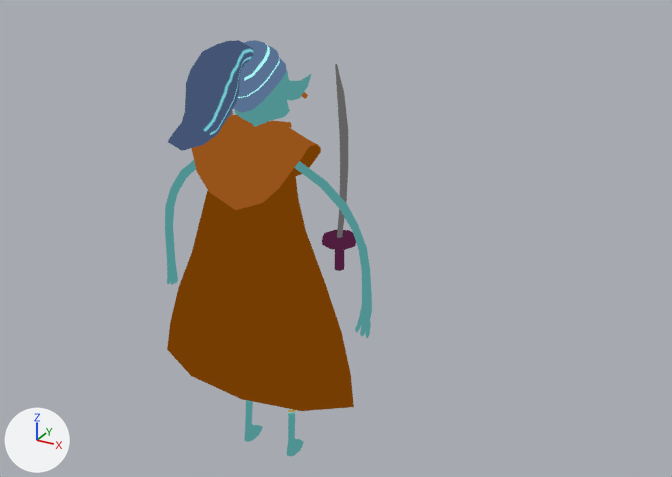
The glTF model godot/assets/models/battle/summons/ElfMarauder.glb: old version first, new version second.
The view is the same before and after, from a camera (50 mm lens) standing at (0.214, -0.323, 0.282) and looking at (0.028, 0.015, 0.113). Lighting does not change. The marker at lower left points along +X, +Y and +Z. The older version comes first. Both versions are drawn at frame 5 of the action 'ElfMarauder_Intro'; the numbers are the values there. Vertices at exactly the same position are counted once.

Names of what the first picture shows: 'ElfDualKnife'.
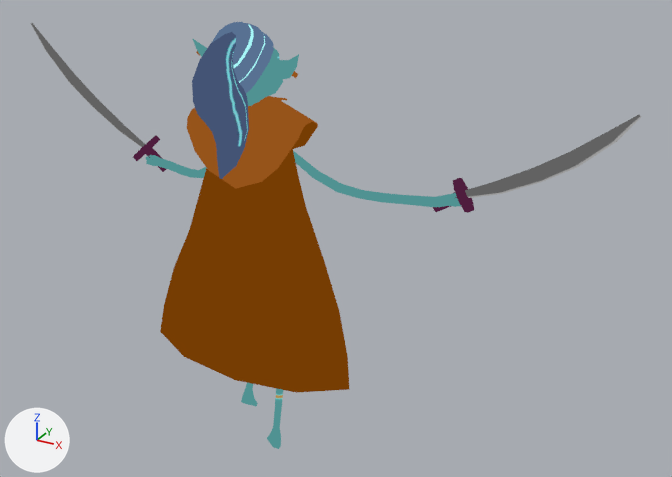
Boxes (x1, y1, x2, y2) around the edits, measured in the pictures (672 x 477 px; the box of a moved part takes in the faces that stretch with it):
'ElfDualKnife', reshaped, moved, rescaled, turned
    before: (165, 40, 372, 457)
    after: (31, 22, 641, 449)
part 1 of me_elfdualknife, moved or reshaped
    before: (191, 121, 321, 210)
    after: (187, 98, 318, 188)
part 2 of me_elfdualknife, moved or reshaped (not visible before)
    after: (192, 38, 207, 56)
part 3 of me_elfdualknife, moved or reshaped
    before: (281, 74, 311, 101)
    after: (270, 54, 299, 80)
part 4 of me_elfdualknife, moved or reshaped
    before: (233, 40, 287, 113)
    after: (211, 22, 274, 93)
part 5 of me_elfdualknife, moved or reshaped (not visible afterwards)
    before: (225, 115, 247, 127)
part 6 of me_elfdualknife, moved or reshaped
    before: (255, 120, 292, 133)
    after: (249, 96, 287, 115)
part 7 of me_elfdualknife, moved or reshaped
    before: (302, 92, 308, 99)
    after: (292, 71, 298, 78)
part 8 of me_elfdualknife, moved or reshaped
    before: (322, 230, 356, 250)
    after: (453, 178, 474, 213)
part 9 of me_elfdualknife, moved or reshaped (mostly hidden afterwards)
    before: (335, 250, 344, 271)
    after: (433, 192, 457, 212)
part 10 of me_elfdualknife, moved or reshaped
    before: (335, 63, 349, 238)
    after: (465, 115, 641, 198)
part 11 of me_elfdualknife, moved or reshaped (not visible before)
    after: (133, 135, 160, 161)
part 12 of me_elfdualknife, moved or reshaped (not visible before)
    after: (145, 148, 166, 172)
part 13 of me_elfdualknife, moved or reshaped (mostly hidden before)
    before: (225, 109, 233, 122)
    after: (31, 23, 145, 147)
part 14 of me_elfdualknife, moved or reshaped
    before: (165, 40, 372, 457)
    after: (146, 32, 461, 449)

The change, as a list of edits to the scene's bpy script:
```text
Change me_elfdualknife:
    used by ob_elfdualknife; parent = ob_elfmarauder; location = (0.000693, 0.0, 0.0); rotation_euler = (1.571, 0.0, 0.0), in degrees (90, 0, 0)
    remove me_elfdualknife.from_pydata(...)  # 1405 vertices, 2654 faces; spans x -1.12..1.11, y 0.01..4.13, z -0.47..1.27
    add me_elfdualknife.from_pydata(...)  # 1405 vertices, 2654 faces; spans x -2.71..2.9, y -0.86..1.26, z 0.13..4.25
    me_elfdualknife part 1: the loose piece of 103 vertices spanning x -0.57..0.54, y 2.67..3.35, z -0.21..0.42 is multiplied about its middle by the matrix ((1.0, 0.011, -0.01), (-0.009, -0.174, -0.984), (-0.014, 0.96, -0.157)), then moved by (0.01, -3.16, 3.13)
    me_elfdualknife part 2: the loose piece of 24 vertices spanning x -0.53..-0.17, y 3.58..3.83, z -0.01..0.08 is turned 104.2 degrees about the x axis through its middle, then moved by (0.02, -3.93, 3.89)
    me_elfdualknife part 3: the loose piece of 24 vertices spanning x 0.16..0.51, y 3.58..3.83, z -0.01..0.08 is turned 104.2 degrees about the x axis through its middle, then moved by (0.02, -3.94, 3.88)
    me_elfdualknife part 4: the loose piece of 161 vertices spanning x -0.24..0.28, y 3.51..4.06, z -0.16..0.39 is turned 104.2 degrees about the x axis through its middle, then moved by (0.02, -4.11, 3.86)
    me_elfdualknife part 5: the loose piece of 20 vertices spanning x -0.27..-0.05, y 3.25..3.38, z -0.23..0.27 is turned 100.1 degrees about the x axis through its middle, then moved by (0.02, -3.43, 3.53)
    me_elfdualknife part 6: the loose piece of 20 vertices spanning x 0.04..0.26, y 3.25..3.38, z -0.23..0.27 is turned 100.1 degrees about the x axis through its middle, then moved by (0.02, -3.44, 3.52)
    me_elfdualknife part 7: the loose piece of 8 vertices spanning x 0.4..0.47, y 3.61..3.67, z 0.01..0.03 is turned 104.2 degrees about the x axis through its middle, then moved by (0.02, -3.84, 3.84)
    me_elfdualknife part 8: the loose piece of 16 vertices spanning x 0.44..0.76, y 2.22..2.28, z -0.47..-0.14 is multiplied about its middle by the matrix ((0.33, 0.843, -0.425), (-0.944, 0.283, -0.171), (-0.024, 0.458, 0.889)), then moved by (0.97, -1.44, 2.99)
    me_elfdualknife part 9: the loose piece of 16 vertices spanning x 0.56..0.64, y 1.97..2.25, z -0.35..-0.24 is multiplied about its middle by the matrix ((0.33, 0.843, -0.425), (-0.944, 0.283, -0.171), (-0.024, 0.458, 0.889)), then moved by (0.84, -1.34, 2.92)
    me_elfdualknife part 10: the loose piece of 24 vertices spanning x 0.56..0.64, y 2.25..3.87, z -0.45..-0.22 is multiplied about its middle by the matrix ((0.33, 0.843, -0.425), (-0.944, 0.283, -0.171), (-0.024, 0.458, 0.889)), then moved by (1.66, -2.02, 3.36)
    me_elfdualknife part 11: the loose piece of 16 vertices spanning x -0.78..-0.45, y 2.22..2.28, z -0.47..-0.14 is multiplied about its middle by the matrix ((-0.055, -0.649, 0.759), (0.969, -0.217, -0.116), (0.24, 0.729, 0.641)), then moved by (-1.08, -1.8, 3.01)
    me_elfdualknife part 12: the loose piece of 16 vertices spanning x -0.66..-0.57, y 1.97..2.25, z -0.35..-0.24 is multiplied about its middle by the matrix ((-0.055, -0.649, 0.759), (0.969, -0.217, -0.116), (0.24, 0.729, 0.641)), then moved by (-0.98, -1.62, 2.9)
    me_elfdualknife part 13: the loose piece of 24 vertices spanning x -0.65..-0.58, y 2.25..3.87, z -0.45..-0.22 is multiplied about its middle by the matrix ((-0.055, -0.649, 0.759), (0.969, -0.217, -0.116), (0.24, 0.729, 0.641)), then moved by (-1.63, -2.78, 3.61)
    me_elfdualknife part 14: 897 of 1405 vertices moved; they spanned x -1.12..1.11, y 0.01..4.13, z -0.29..1.27 and now span x -1.72..1.6, y -0.86..0.81, z 0.13..4.2; mean shift (0.0, -2.39, 2.57); largest move (0.02, 4.1, 0.32) -> (0.04, -0.66, 4.15)
    other edits to the shape of me_elfdualknife do not show in these pictures
Change ob_elfdualknife:
    remove ob_elfdualknife.parent = ob_elfmarauder
    ob_elfdualknife.rotation_euler: (1.571, 0.0, 0.0) -> (0.0, 0.0, 0.0)  # degrees (90, 0, 0) -> degrees (0, 0, 0)
    ob_elfdualknife.location: (0.000693, 0.0, 0.0) -> (0.0, 0.0, 0.0)
    ob_elfdualknife.scale: (1.0, 1.0, 1.0) -> (0.05, 0.05, 0.05)
```
